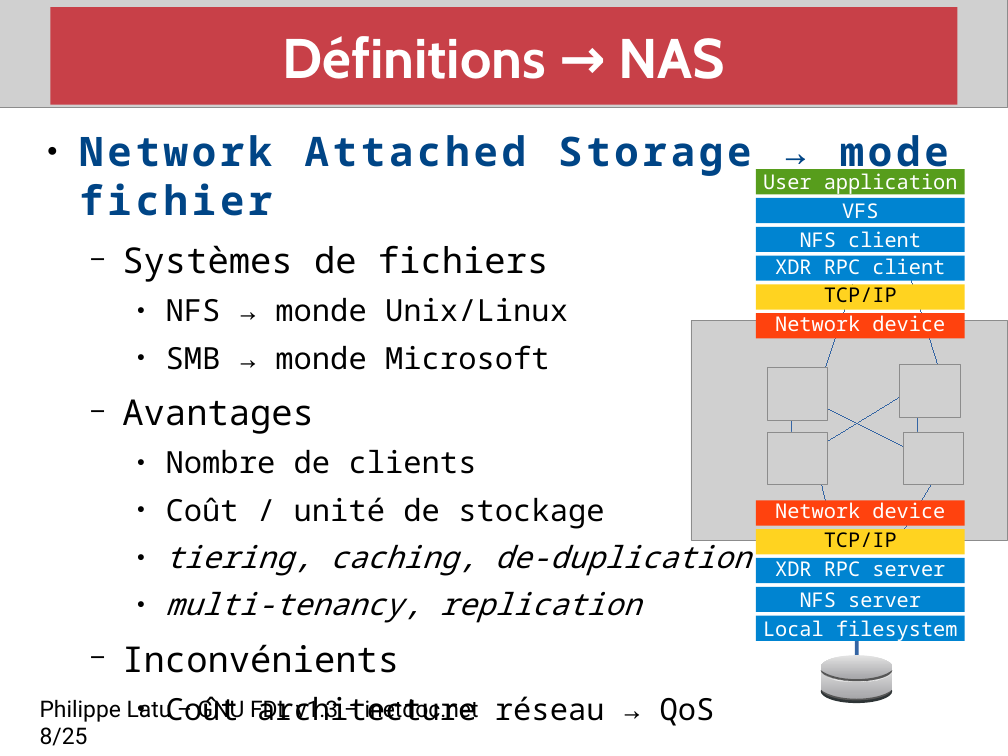
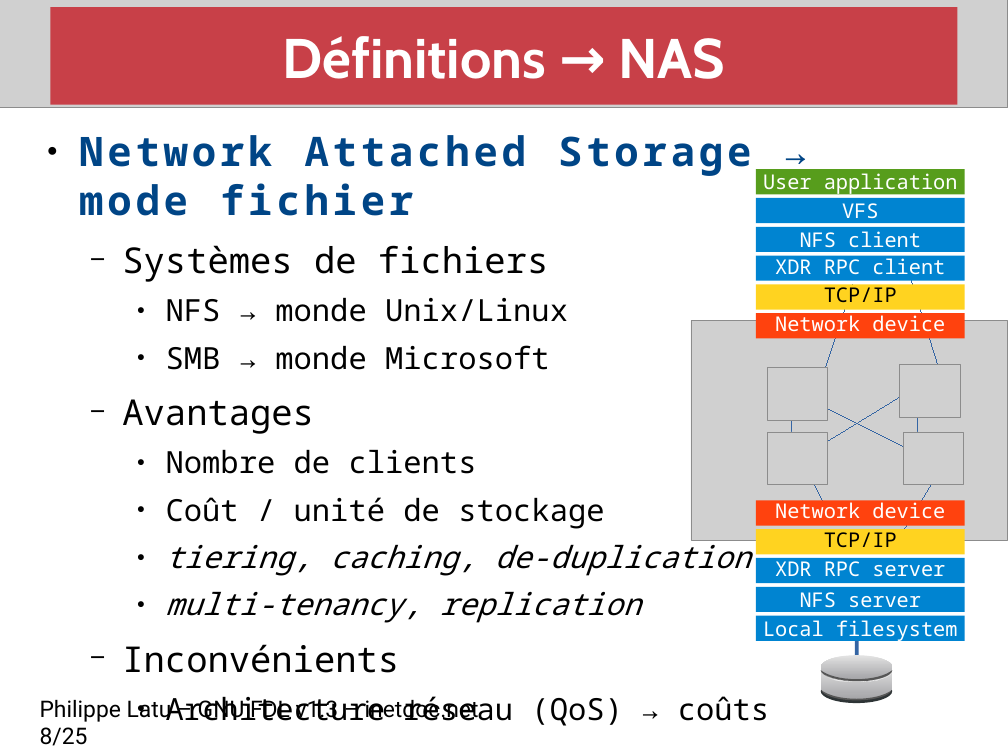
Before and after one commit to platu/inetdoc, a slide deck: slide 8 of presentations/net-storage/net-storage.odp. Drawn at 1008x756 pixels with LibreOffice and Linux fonts; fonts in the diff are those of the drawing; grey boxes stand for pictures. Boxes give left, top, right and bottom in pixels: in the first picture for what was removed or moved away, otherwise in the second. Text is boxed around its words. In the diff, an @@ line names an element or a change of style, - is before the commit and + after.

Commit message:
Révision présentation stockage réseau

```diff
--- a/presentations/net-storage/net-storage.odp
+++ b/presentations/net-storage/net-storage.odp
@@ line moved from (818, 465) - (829, 511) to (807, 468) - (829, 511) @@
@@ text at (166, 696, 769, 726): text changed @@
-    ● Coût architecture réseau → QoS
+    ● Architecture réseau (QoS) → coûts
```
Also in this commit, not shown: 10 other slides changed.
